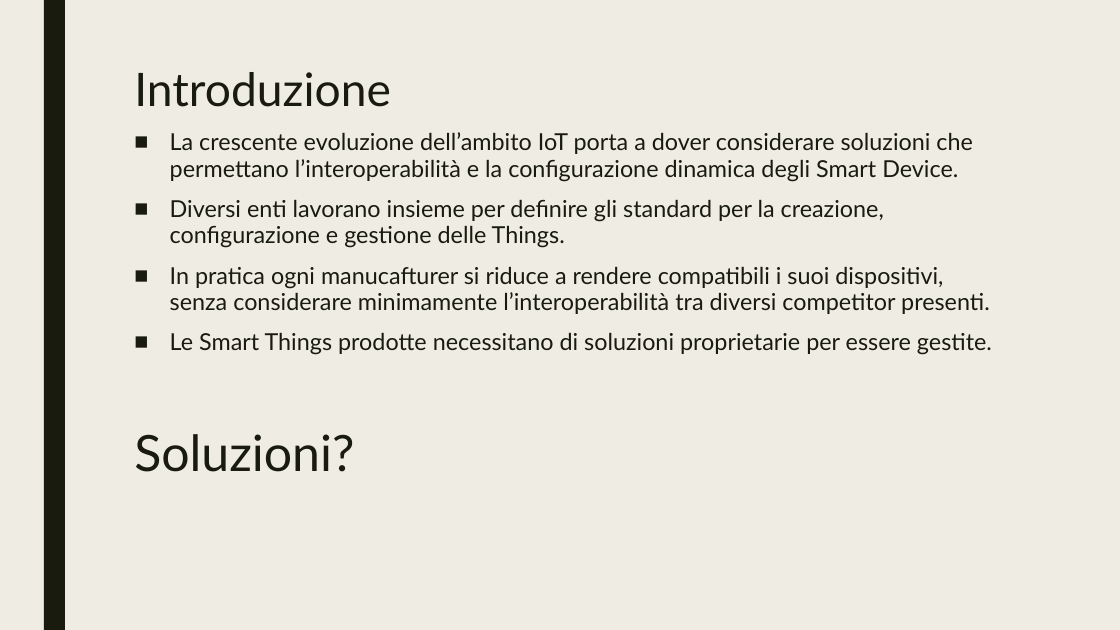
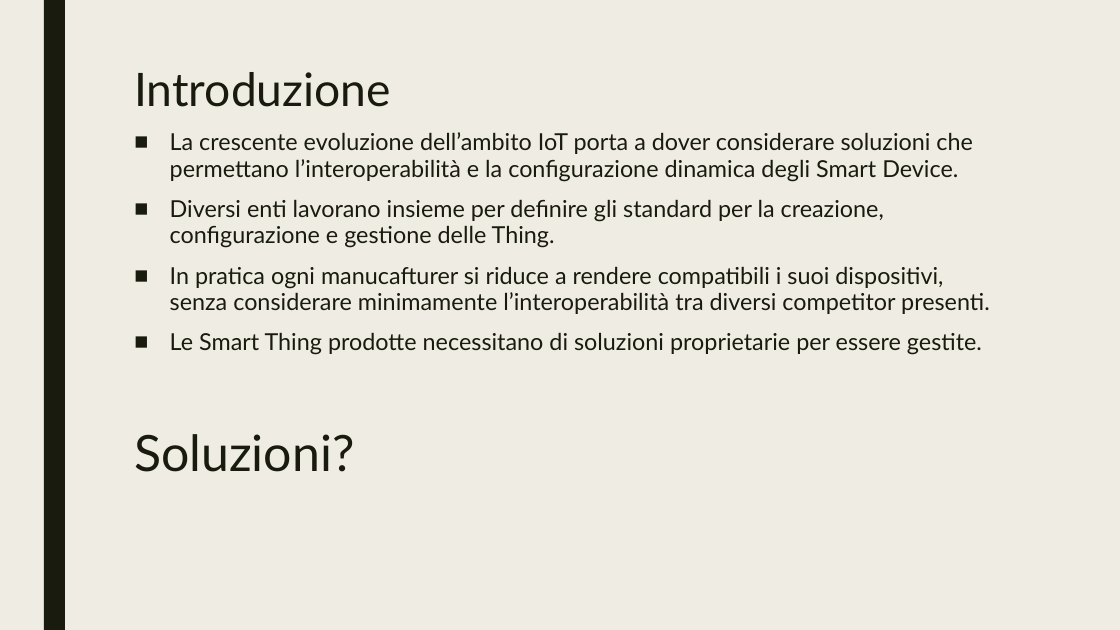
Before and after one commit to Martinocom/pervasive-semantic-exam, a slide deck: slide 2 of doc/Presentation.pptx. Drawn at 1120x630 pixels with LibreOffice and Linux fonts; fonts in the diff are those of the drawing. Boxes give left, top, right and bottom in pixels: in the first picture for what was removed or moved away, otherwise in the second. Text is boxed around its words. In the diff, an @@ line names an element or a change of style, - is before the commit and + after.

```diff
--- a/doc/Presentation.pptx
+++ b/doc/Presentation.pptx
@@ text at [170,199,884,248]: text changed @@
-■ Diversi enti lavorano insieme per definire gli standard per la creazione, configurazione e gestione delle Things.
+■ Diversi enti lavorano insieme per definire gli standard per la creazione, configurazione e gestione delle Thing.
@@ text at [170,332,982,355]: text changed @@
-■ Le Smart Things prodotte necessitano di soluzioni proprietarie per essere gestite.
+■ Le Smart Thing prodotte necessitano di soluzioni proprietarie per essere gestite.
```
Also in this commit, not shown: 14 other slides changed, 8 slides added.
